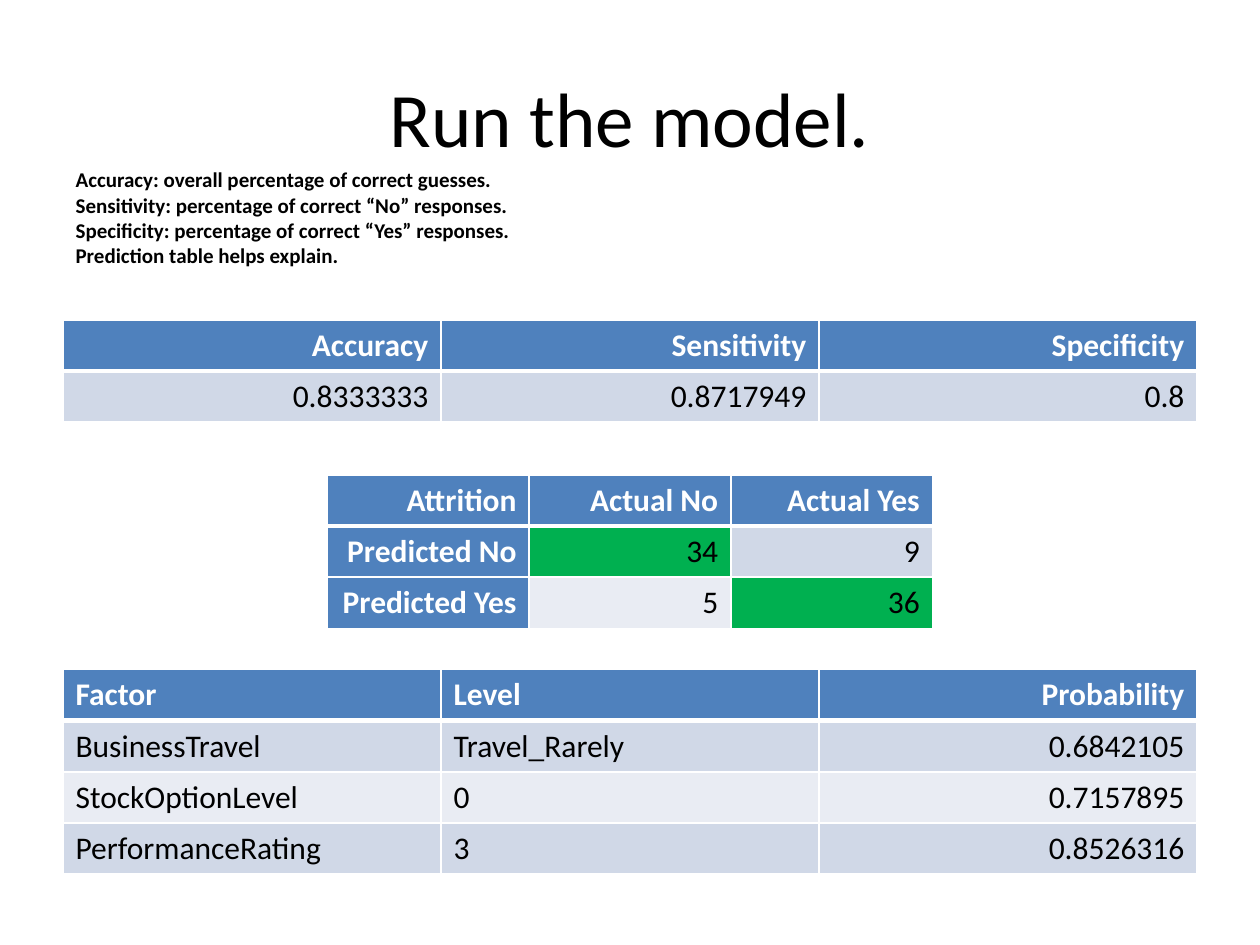
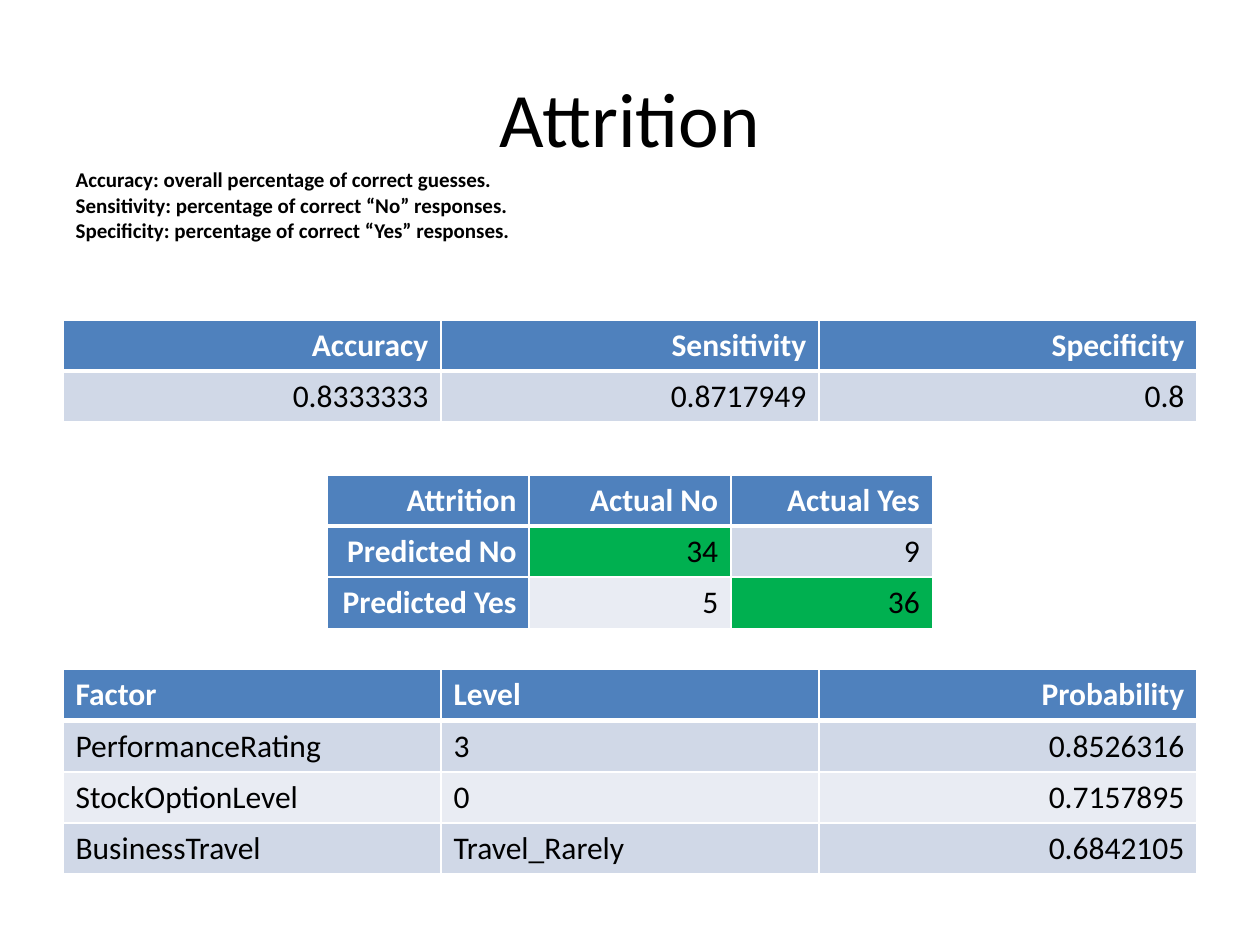
Before and after one commit to msherga/CaseStudy2DDS, a slide deck: slide 2 of Slides/casestudy2ppt.pptx (slide 6 before the commit). Drawn at 1260x945 pixels with LibreOffice and Linux fonts; fonts in the diff are those of the drawing. Boxes give left, top, right and bottom in pixels: in the first picture for what was removed or moved away, otherwise in the second. Text is boxed around its words. In the diff, an @@ line names an element or a change of style, - is before the commit and + after.

```diff
--- a/Slides/casestudy2ppt.pptx
+++ b/Slides/casestudy2ppt.pptx
@@ title at (x1=500, y1=93, x2=760, y2=148): text changed @@
-Run the model.
+Attrition
@@ text at (x1=76, y1=172, x2=509, y2=242): text changed @@
-Accuracy: overall percentage of correct guesses.
-Sensitivity: percentage of correct “No” responses.
-Specificity: percentage of correct “Yes” responses.
-Prediction table helps explain.
+Accuracy: overall percentage of correct guesses.
+Sensitivity: percentage of correct “No” responses.
+Specificity: percentage of correct “Yes” responses.
@@ table at (x1=63, y1=669, x2=1197, y2=871) @@
+row 2: PerformanceRating | 3 | 0.8526316
+row 3: StockOptionLevel | 0 | 0.7157895
-row 3: StockOptionLevel | 0 | 0.7157895
-row 4: PerformanceRating | 3 | 0.8526316
```
Also in this commit, not shown: 6 other slides changed, 3 slides added, 6 slides removed, 14 other files.
